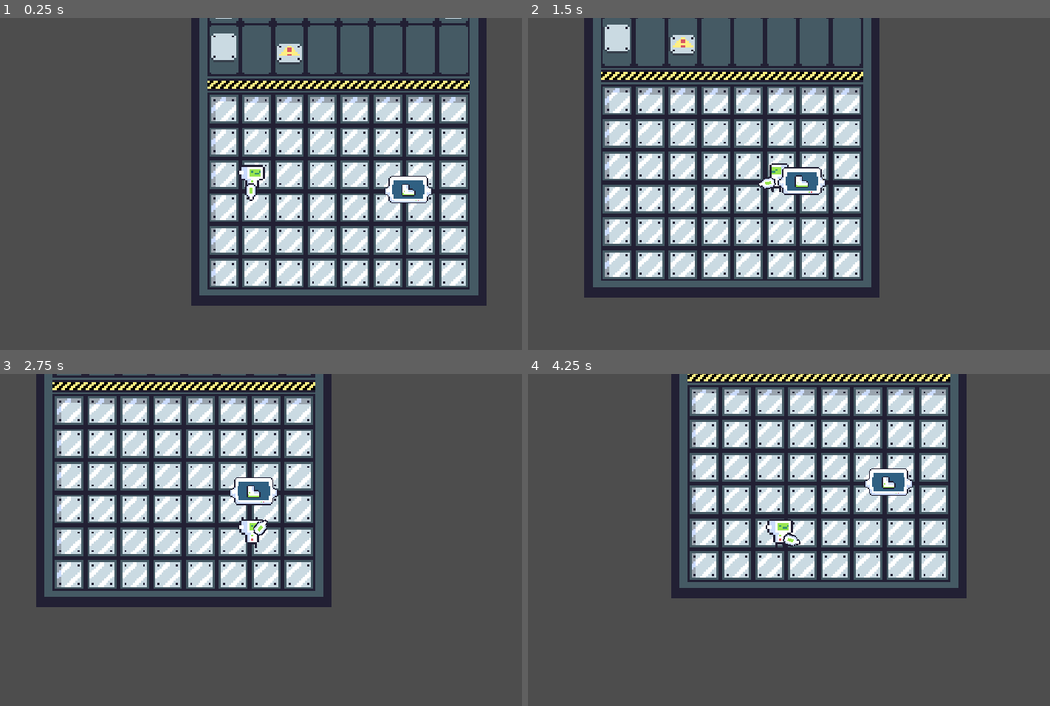
Above: before the commit, frames 1-4 (two rows, left to right).
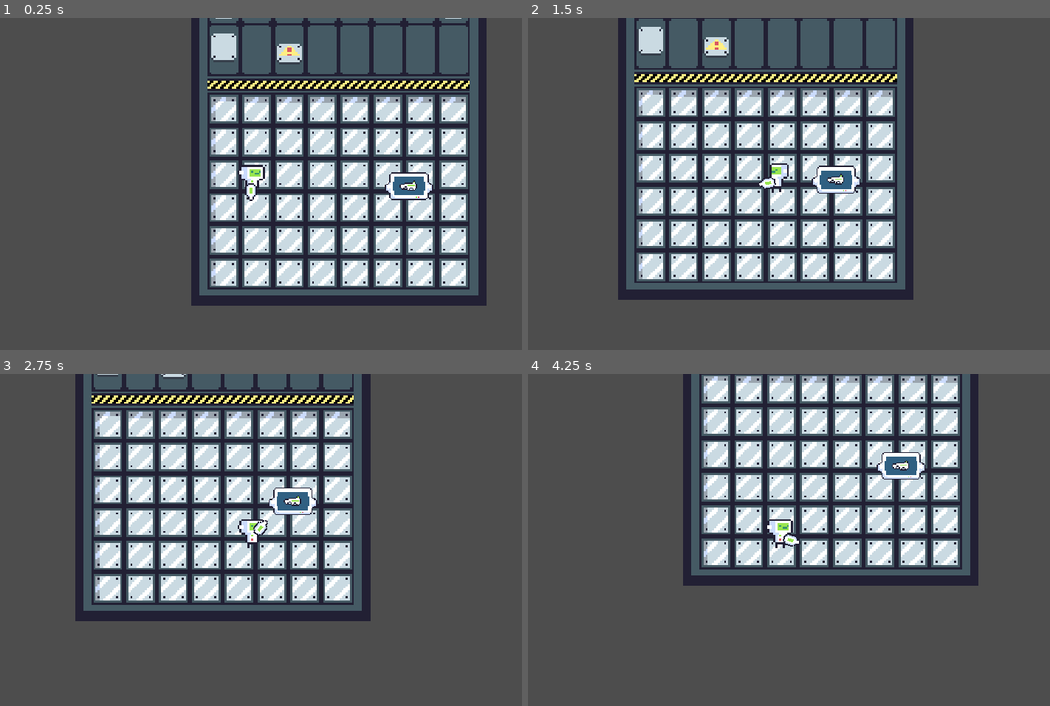
Above: after the commit, the same moments.

Repository: 0XxMxX0/ironclade
Game: Godot game, scene res://scenes/level_01.tscn
Same seed, same stepped clock (60 frames per second), same inputs: the game is played once before the commit and once after it.
Inputs (mouse positions are in pixels of both pictures, inside the frame that each line leads up to):
- Up to frame 1 (0.25 s): no input
- Up to frame 2 (1.5 s): move the mouse to (909, 167) at 0.52 s; hold D (move_right) 0.53-1.28 s; click (909, 167) at 0.6 s; move the mouse to (663, 200) at 1.27 s; hold S (move_down) from 1.28 s (still down); right-click (663, 200) at 1.35 s
- Up to frame 3 (2.75 s): move the mouse to (313, 466) at 2.02 s; release S (move_down) at 2.03 s; hold D (move_right) from 2.03 s (still down); click (313, 466) at 2.1 s
- Up to frame 4 (4.25 s): move the mouse to (752, 606) at 2.77 s; release D (move_right) at 2.78 s; hold W (move_up) 2.78-3.53 s; right-click (752, 606) at 2.85 s; move the mouse to (956, 589) at 3.52 s; hold A (move_left) from 3.53 s (still down); click (956, 589) at 3.6 s; tap R (restart) at 4.15 s

The runs differ from the first frame. In frame 1, 0.5% of the frame differs, in the area x 73-84%, y 46-56%; in frame 2, 28%; in frame 3, 34%, in the area x 6-72%, y 0-75%; in frame 4, 31%.

Commit message:
versao 1.1

Diff:
--- a/game_manager.gd
+++ b/game_manager.gd
@@ -16,13 +16,37 @@
 var group_2 = 4
 var tutorial = true
 
-##Mecanica de atribuição de atributos
-var player_add_attribute = null
+#GERENCIAMENTO DE POWER-UPS
+var power_up = {}
+
 ##Mecanica de troca de arma
 var player_weapon_changer = null
-
 
 func _process(delta):
 	if group_2 <= 0:
 		get_tree().change_scene_to_file("res://scenes/win.tscn")
 		print('acabou o jogo')
+
+	#Controle e gerenciamento dos atributos do player
+	control_attribute()
+
+	#Controle de powerUps
+	add_power_up()
+
+func control_attribute():
+	if len(HandBag.player_items['up']) != 0:
+		for attribute in HandBag.player_items['up']:
+			if attribute['att'] == 'velocidade':
+				player.speed = 2
+
+func set_power_up(name, sprite, category):
+	pass
+	#power_up.append({
+		#'name': name,
+		#'sprite': sprite,
+		#'category': category
+	#})
+
+func add_power_up():
+	set_power_up('rifle', 'res://assents/power_ups/Rifle.png', 'weapon')
+	set_power_up('velocity', 'res://assents/power_ups/velocidade.png', 'attribute')
--- a/icon.svg
+++ /dev/null
@@ -1 +0,0 @@
-<svg height="128" width="128" xmlns="http://www.w3.org/2000/svg"><rect x="2" y="2" width="124" height="124" rx="14" fill="#363d52" stroke="#212532" stroke-width="4"/><g transform="scale(.101) translate(122 122)"><g fill="#fff"><path d="M105 673v33q407 354 814 0v-33z"/><path d="m105 673 152 14q12 1 15 14l4 67 132 10 8-61q2-11 15-15h162q13 4 15 15l8 61 132-10 4-67q3-13 15-14l152-14V427q30-39 56-81-35-59-83-108-43 20-82 47-40-37-88-64 7-51 8-102-59-28-123-42-26 43-46 89-49-7-98 0-20-46-46-89-64 14-123 42 1 51 8 102-48 27-88 64-39-27-82-47-48 49-83 108 26 42 56 81zm0 33v39c0 276 813 276 814 0v-39l-134 12-5 69q-2 10-14 13l-162 11q-12 0-16-11l-10-65H446l-10 65q-4 11-16 11l-162-11q-12-3-14-13l-5-69z" fill="#478cbf"/><path d="M483 600c0 34 58 34 58 0v-86c0-34-58-34-58 0z"/><circle cx="725" cy="526" r="90"/><circle cx="299" cy="526" r="90"/></g><g fill="#414042"><circle cx="307" cy="532" r="60"/><circle cx="717" cy="532" r="60"/></g></g></svg>
--- a/menu/node_2d.tscn
+++ b/menu/node_2d.tscn
@@ -1,10 +1,10 @@
 [gd_scene load_steps=8 format=3 uid="uid://b8jit467hectr"]
 
 [ext_resource type="Script" path="res://menu/Node2D.gd" id="1_87ut1"]
-[ext_resource type="Texture2D" uid="uid://cix2jr46x4ex0" path="res://addons/tiles/play.png" id="2_2gd4e"]
+[ext_resource type="Texture2D" uid="uid://cix2jr46x4ex0" path="res://assents/tilesets/play.png" id="2_2gd4e"]
 [ext_resource type="Shader" path="res://menu/node_2d.gdshader" id="2_rhpxr"]
-[ext_resource type="Texture2D" uid="uid://ck4j4jog5lvhq" path="res://addons/tiles/exit.png" id="3_ci82f"]
-[ext_resource type="Texture2D" uid="uid://rwsosdxogsuu" path="res://addons/tiles/engrenagem.png" id="5_8clrp"]
+[ext_resource type="Texture2D" uid="uid://ck4j4jog5lvhq" path="res://assents/tilesets/exit.png" id="3_ci82f"]
+[ext_resource type="Texture2D" uid="uid://rwsosdxogsuu" path="res://assents/tilesets/engrenagem.png" id="5_8clrp"]
 [ext_resource type="AudioStream" uid="uid://ciqmoia42htyu" path="res://audio/menu.mp3" id="6_pb1k4"]
 
 [sub_resource type="ShaderMaterial" id="ShaderMaterial_2e2e4"]
--- a/project.godot
+++ b/project.godot
@@ -22,7 +22,7 @@
 [display]
 
 window/stretch/mode="canvas_items"
-mouse_cursor/custom_image="res://addons/mira.png"
+mouse_cursor/custom_image="res://assents/mira.png"
 
 [input]
 
--- a/scenes/bullet.tscn
+++ b/scenes/bullet.tscn
@@ -1,7 +1,7 @@
 [gd_scene load_steps=4 format=3 uid="uid://dkyok0q6030kq"]
 
 [ext_resource type="Script" path="res://script/bullet.gd" id="1_cjmbb"]
-[ext_resource type="Texture2D" uid="uid://brwt8tg7ry6nn" path="res://addons/bullet.png" id="2_6lb1v"]
+[ext_resource type="Texture2D" uid="uid://brwt8tg7ry6nn" path="res://assents/weapons/bullets/bullet.png" id="2_6lb1v"]
 
 [sub_resource type="RectangleShape2D" id="RectangleShape2D_10ipr"]
 size = Vector2(10.9989, 16.0124)
--- a/scenes/bullet_enemy.tscn
+++ b/scenes/bullet_enemy.tscn
@@ -1,7 +1,7 @@
 [gd_scene load_steps=4 format=3 uid="uid://7c1p06yls7ec"]
 
 [ext_resource type="Script" path="res://script/bullet_enemy.gd" id="1_sdabt"]
-[ext_resource type="Texture2D" uid="uid://brwt8tg7ry6nn" path="res://addons/bullet.png" id="2_tqxh5"]
+[ext_resource type="Texture2D" uid="uid://brwt8tg7ry6nn" path="res://assents/weapons/bullets/bullet.png" id="2_tqxh5"]
 
 [sub_resource type="RectangleShape2D" id="RectangleShape2D_10ipr"]
 size = Vector2(7.38087, 10.718)
--- a/scenes/drop_itens.tscn
+++ b/scenes/drop_itens.tscn
@@ -1,7 +1,7 @@
 [gd_scene load_steps=5 format=3 uid="uid://dge4ou2ri5nnk"]
 
 [ext_resource type="Script" path="res://script/drop_itens.gd" id="1_4t00f"]
-[ext_resource type="Texture2D" uid="uid://daabrtkghkj6r" path="res://addons/Rifle.png" id="2_fdbmb"]
+[ext_resource type="Texture2D" uid="uid://daabrtkghkj6r" path="res://assents/power_ups/Rifle.png" id="2_fdbmb"]
 [ext_resource type="AudioStream" uid="uid://cqhh5ees6dxmd" path="res://audio/powerUp.wav" id="3_ojsdp"]
 
 [sub_resource type="RectangleShape2D" id="RectangleShape2D_c8h6y"]
--- a/scenes/enemy_1.tscn
+++ b/scenes/enemy_1.tscn
@@ -1,10 +1,10 @@
 [gd_scene load_steps=16 format=3 uid="uid://cshfdqa1eadg1"]
 
 [ext_resource type="Script" path="res://script/Enemy.gd" id="1_aghgl"]
-[ext_resource type="Texture2D" uid="uid://byn1n3g7peja1" path="res://addons/explosao.png" id="2_1v1qa"]
-[ext_resource type="Texture2D" uid="uid://dtltvsgkimax3" path="res://addons/enemies/run_horizoltal.png" id="2_4mqth"]
+[ext_resource type="Texture2D" uid="uid://byn1n3g7peja1" path="res://assents/effects/explosao.png" id="2_1v1qa"]
+[ext_resource type="Texture2D" uid="uid://dtltvsgkimax3" path="res://assents/animation/enemies/run_horizoltal.png" id="2_4mqth"]
 [ext_resource type="Script" path="res://script/follow_player.gd" id="3_qd1vo"]
-[ext_resource type="Texture2D" uid="uid://ctydqpyh4lutg" path="res://addons/weapons/disparo_enemy2.png" id="4_e83ye"]
+[ext_resource type="Texture2D" uid="uid://ctydqpyh4lutg" path="res://assents/weapons/bullets/disparo_enemy2.png" id="4_e83ye"]
 [ext_resource type="AudioStream" uid="uid://xmc3w3hpwqtl" path="res://audio/explosion.wav" id="4_pn8hl"]
 
 [sub_resource type="RectangleShape2D" id="RectangleShape2D_d0hxd"]
--- a/scenes/enemy_2.tscn
+++ b/scenes/enemy_2.tscn
@@ -1,11 +1,11 @@
 [gd_scene load_steps=16 format=3 uid="uid://cug08mbvprqch"]
 
 [ext_resource type="Script" path="res://script/Enemy.gd" id="1_5lk74"]
-[ext_resource type="Texture2D" uid="uid://byn1n3g7peja1" path="res://addons/explosao.png" id="2_ree32"]
+[ext_resource type="Texture2D" uid="uid://byn1n3g7peja1" path="res://assents/effects/explosao.png" id="2_ree32"]
 [ext_resource type="Script" path="res://script/follow_player.gd" id="3_jp0sq"]
 [ext_resource type="AudioStream" uid="uid://xmc3w3hpwqtl" path="res://audio/explosion.wav" id="4_7tsux"]
-[ext_resource type="Texture2D" uid="uid://dtltvsgkimax3" path="res://addons/enemies/run_horizoltal.png" id="5_vl4xf"]
-[ext_resource type="Texture2D" uid="uid://ctydqpyh4lutg" path="res://addons/weapons/disparo_enemy2.png" id="6_6kmja"]
+[ext_resource type="Texture2D" uid="uid://dtltvsgkimax3" path="res://assents/animation/enemies/run_horizoltal.png" id="5_vl4xf"]
+[ext_resource type="Texture2D" uid="uid://ctydqpyh4lutg" path="res://assents/weapons/bullets/disparo_enemy2.png" id="6_6kmja"]
 
 [sub_resource type="RectangleShape2D" id="RectangleShape2D_d0hxd"]
 size = Vector2(10.8178, 22.2204)
--- a/scenes/game_over.tscn
+++ b/scenes/game_over.tscn
@@ -2,7 +2,7 @@
 
 [ext_resource type="Script" path="res://script/game_over.gd" id="1_bwnj6"]
 [ext_resource type="AudioStream" uid="uid://cw83rj4iwnie4" path="res://audio/Video_sem_titulo_2_online-audio-converter.com.mp3" id="1_m7qrd"]
-[ext_resource type="Texture2D" uid="uid://cq8juobjo80eb" path="res://addons/deadescream.png" id="2_k83xv"]
+[ext_resource type="Texture2D" uid="uid://cq8juobjo80eb" path="res://assents/hubs/deadescream.png" id="2_k83xv"]
 
 [sub_resource type="Animation" id="Animation_lxt5m"]
 resource_name = "morreu"
--- a/scenes/level_01.tscn
+++ b/scenes/level_01.tscn
@@ -1,13 +1,13 @@
 [gd_scene load_steps=18 format=3 uid="uid://fu1n63ipo2y7"]
 
 [ext_resource type="PackedScene" uid="uid://cmrvunnfhar66" path="res://scenes/player.tscn" id="1_jmqye"]
-[ext_resource type="Texture2D" uid="uid://lo3vik53mqqi" path="res://addons/tiles/cenario.png" id="3_52pih"]
+[ext_resource type="Texture2D" uid="uid://lo3vik53mqqi" path="res://assents/tilesets/cenario.png" id="3_52pih"]
 [ext_resource type="Script" path="res://script/Wall_up.gd" id="3_70elf"]
-[ext_resource type="Texture2D" uid="uid://d1lvy7v4rurk0" path="res://addons/tiles/porta_aberta.png" id="4_timlh"]
-[ext_resource type="Texture2D" uid="uid://cbk8gppwth0uv" path="res://addons/tiles/porta_abrindo.png" id="5_00njp"]
+[ext_resource type="Texture2D" uid="uid://d1lvy7v4rurk0" path="res://assents/tilesets/porta_aberta.png" id="4_timlh"]
+[ext_resource type="Texture2D" uid="uid://cbk8gppwth0uv" path="res://assents/tilesets/porta_abrindo.png" id="5_00njp"]
 [ext_resource type="PackedScene" uid="uid://dge4ou2ri5nnk" path="res://scenes/drop_itens.tscn" id="10_82053"]
 [ext_resource type="Script" path="res://script/Control.gd" id="15_f6b3j"]
-[ext_resource type="Texture2D" uid="uid://f5m6wmmmes6r" path="res://addons/monitor_de_upgrade.png" id="16_y25lx"]
+[ext_resource type="Texture2D" uid="uid://f5m6wmmmes6r" path="res://assents/hubs/monitor_de_upgrade.png" id="16_y25lx"]
 
 [sub_resource type="RectangleShape2D" id="RectangleShape2D_qt1ja"]
 size = Vector2(286.5, 95.5)
--- a/scenes/player.tscn
+++ b/scenes/player.tscn
@@ -1,21 +1,21 @@
 [gd_scene load_steps=36 format=3 uid="uid://cmrvunnfhar66"]
 
 [ext_resource type="Script" path="res://script/Player.gd" id="1_qseyr"]
-[ext_resource type="Texture2D" uid="uid://drvh6opmn5hep" path="res://addons/player/robozin_run.png" id="2_q0pwu"]
+[ext_resource type="Texture2D" uid="uid://drvh6opmn5hep" path="res://assents/animation/player/robozin_run.png" id="2_q0pwu"]
 [ext_resource type="AudioStream" uid="uid://d2ucfrcqtwjvl" path="res://audio/hit_player.wav" id="3_3dmpk"]
-[ext_resource type="Texture2D" uid="uid://dpkmawsibtbdv" path="res://addons/player/dano_baixo.png" id="3_ginn7"]
-[ext_resource type="Texture2D" uid="uid://bj8mw16qptqpl" path="res://addons/player/idle.png" id="3_wq584"]
-[ext_resource type="Texture2D" uid="uid://duqy3xbddq2ud" path="res://addons/weapons/pistola.png" id="4_nrgtu"]
+[ext_resource type="Texture2D" uid="uid://dpkmawsibtbdv" path="res://assents/animation/player/dano_baixo.png" id="3_ginn7"]
+[ext_resource type="Texture2D" uid="uid://bj8mw16qptqpl" path="res://assents/animation/player/idle.png" id="3_wq584"]
+[ext_resource type="Texture2D" uid="uid://duqy3xbddq2ud" path="res://assents/weapons/pistola.png" id="4_nrgtu"]
 [ext_resource type="AudioStream" uid="uid://jvm5x6ybtla4" path="res://audio/8bit_Warp.wav" id="5_7w7yl"]
 [ext_resource type="AudioStream" uid="uid://qi6y6yk0na74" path="res://audio/laserShoot.wav" id="5_kemst"]
-[ext_resource type="Texture2D" uid="uid://c6gjnq2xbixmw" path="res://addons/player/dead.png" id="8_m01by"]
-[ext_resource type="Texture2D" uid="uid://bhqkxqodq8jq4" path="res://addons/player/rolamento.png" id="9_5trw1"]
-[ext_resource type="Texture2D" uid="uid://dtowq2acq431i" path="res://addons/weapons/rifle_playes.png" id="11_bb46w"]
-[ext_resource type="Texture2D" uid="uid://nuvflsbbpegu" path="res://addons/player/run_top.png" id="11_v7br5"]
-[ext_resource type="Texture2D" uid="uid://djry1jkm10rws" path="res://addons/weapons/pistola_descarregada.png" id="12_lbeps"]
-[ext_resource type="Texture2D" uid="uid://004uq533cewx" path="res://addons/player/Run_down.png" id="12_sp7gj"]
+[ext_resource type="Texture2D" uid="uid://c6gjnq2xbixmw" path="res://assents/animation/player/dead.png" id="8_m01by"]
+[ext_resource type="Texture2D" uid="uid://bhqkxqodq8jq4" path="res://assents/animation/player/rolamento.png" id="9_5trw1"]
+[ext_resource type="Texture2D" uid="uid://dtowq2acq431i" path="res://assents/weapons/rifle.png" id="11_bb46w"]
+[ext_resource type="Texture2D" uid="uid://nuvflsbbpegu" path="res://assents/animation/player/run_top.png" id="11_v7br5"]
+[ext_resource type="Texture2D" uid="uid://djry1jkm10rws" path="res://assents/weapons/pistola_descarregada.png" id="12_lbeps"]
+[ext_resource type="Texture2D" uid="uid://004uq533cewx" path="res://assents/animation/player/Run_down.png" id="12_sp7gj"]
 [ext_resource type="Script" path="res://script/Weapon_hand.gd" id="13_nfngh"]
-[ext_resource type="Texture2D" uid="uid://2k4vg0vlg3ss" path="res://addons/weapons/Rifle_descarregada.png" id="13_wg1jy"]
+[ext_resource type="Texture2D" uid="uid://2k4vg0vlg3ss" path="res://assents/weapons/Rifle_descarregada.png" id="13_wg1jy"]
 [ext_resource type="Script" path="res://script/player/HandBag.gd" id="17_ql0id"]
 
 [sub_resource type="RectangleShape2D" id="RectangleShape2D_0kwx3"]
--- a/script/Player.gd
+++ b/script/Player.gd
@@ -3,7 +3,7 @@
 
 #Propriedades gerais do player
 var health: int = 20
-var speed: float = 2
+var speed: float = 1.5
 
 #Propriedades de movimentação
 var input_vector: Vector2 = Vector2.ZERO
--- a/script/drop_itens.gd
+++ b/script/drop_itens.gd
@@ -1,42 +1,41 @@
 extends Area2D
 
-var power_up = {
-	'nome' = '',
-	'category' = ''
-}
+var power_up
 
 func _ready():
 
 	#Chance de randomizar o item
-	var random_item = randi_range(1,4)
-	var item_preload = preload('res://addons/velocidade.png')
-
-	#Chances de aparecer cada item
-	# - Rifle 50% de chance
-	if random_item < 2:
-		power_up['nome'] = 'rifle'
-		power_up['category'] = 'weapon'
-		item_preload = preload('res://addons/rifle.png')
-	else:
-		power_up['nome'] = 'velocidade'
-		power_up['category'] = 'attribute'
-		item_preload = preload('res://addons/velocidade.png')
+	var random_int = randi_range(1,4)
 
 	#Gera o POWER UP
-	$texture_drop_itens.set_texture(item_preload)
+	#$texture_drop_itens.set_texture(preload())
 
 #func _process(delta):
 	#if GameManager.drop_1_colected:
 		#queue_free()
 
+func generete_power_up(random_int) -> String:
+	#Chances de aparecer cada item
+	# - Rifle 50% de chance
+	if random_int < 0:
+		return 'rifle'
+	else:
+		return 'velocidade'
+
 
 func _on_body_entered(body):
 	if body.is_in_group("Player"):
 		if power_up['category'] == 'weapon':
-			GameManager.player_weapon_changer = power_up['nome']
+			GameManager.player_weapon_changer = power_up['name']
 
 		elif power_up['category'] == 'attribute':
-			GameManager.player_add_attribute = power_up['nome']
+			print(len(HandBag.player_items['up']))
+			if len(HandBag.player_items['up']) == 0:
+				HandBag.player_items['up'].append({'att': power_up['name']})
+			else:
+				for attribute in HandBag.player_items['up']:
+					if attribute['att'] != power_up['name']:
+						HandBag.player_items['up'].append({'att': power_up['name']})
 
 		#$drop.play(0.0)
 		#$drop.autoplay = true
--- a/script/player/HandBag.gd
+++ b/script/player/HandBag.gd
@@ -3,7 +3,5 @@
 #Items do player
 var player_items = {
 	'weapon' : 'pistola',
-	'up': [
-		null
-	]
+	'up': []
 }
Not shown, removed: addons/Projetil.png.import
Not shown, removed: addons/Rifle.png.import
Not shown, removed: addons/bullet.png.import
Not shown, removed: addons/deadescream.png.import
Binary file removed: addons/enemies/enemy_run_horizontalt.png
Not shown, removed: addons/enemies/enemy_run_horizontalt.png.import
Not shown, removed: addons/enemies/run_horizoltal.png.import
Binary file removed: addons/enemy_1_run_horizontal.png
Not shown, removed: addons/enemy_1_run_horizontal.png.import
Not shown, removed: addons/explosao.png.import
Not shown, removed: addons/exprecoes_hud.png.import
Not shown, removed: addons/hud.png.import
(and 97 more such lines)
